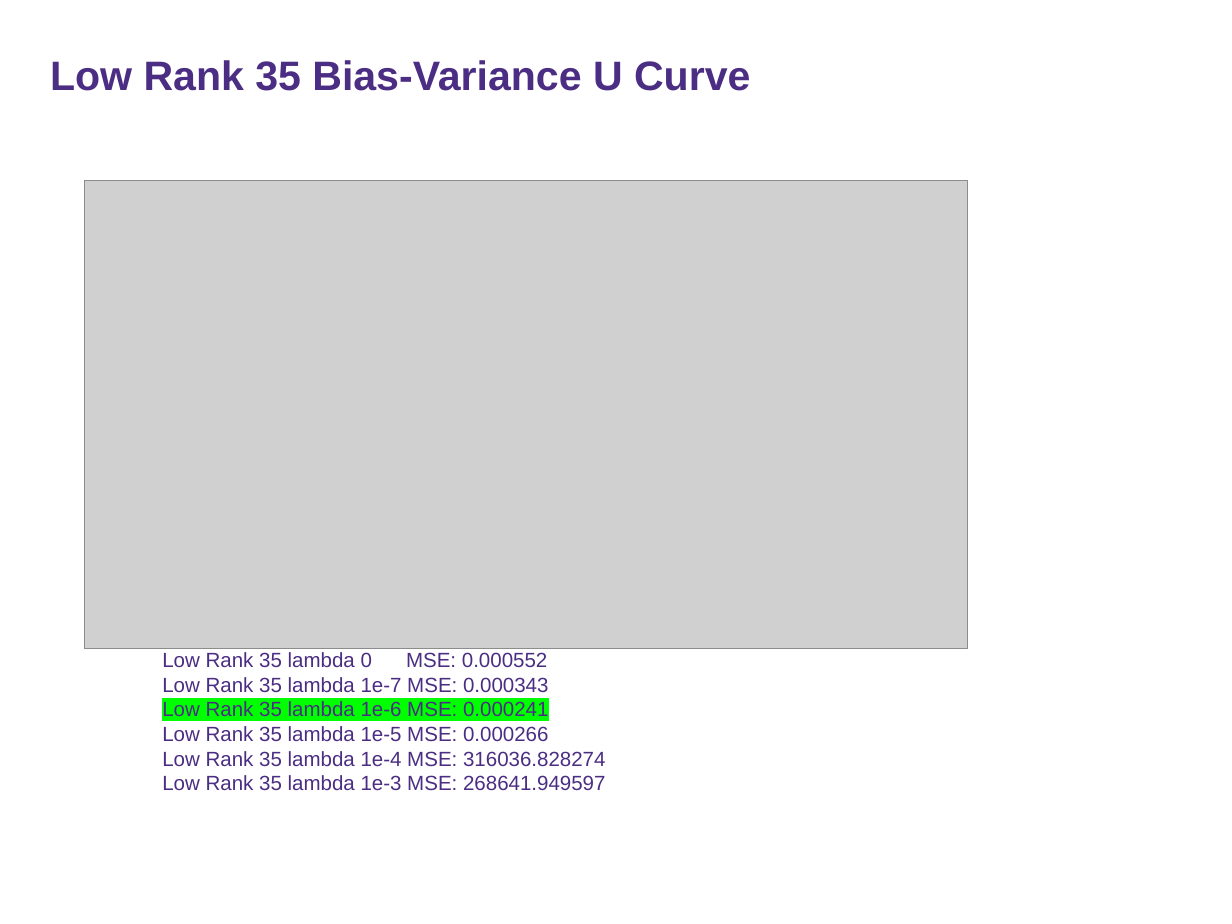
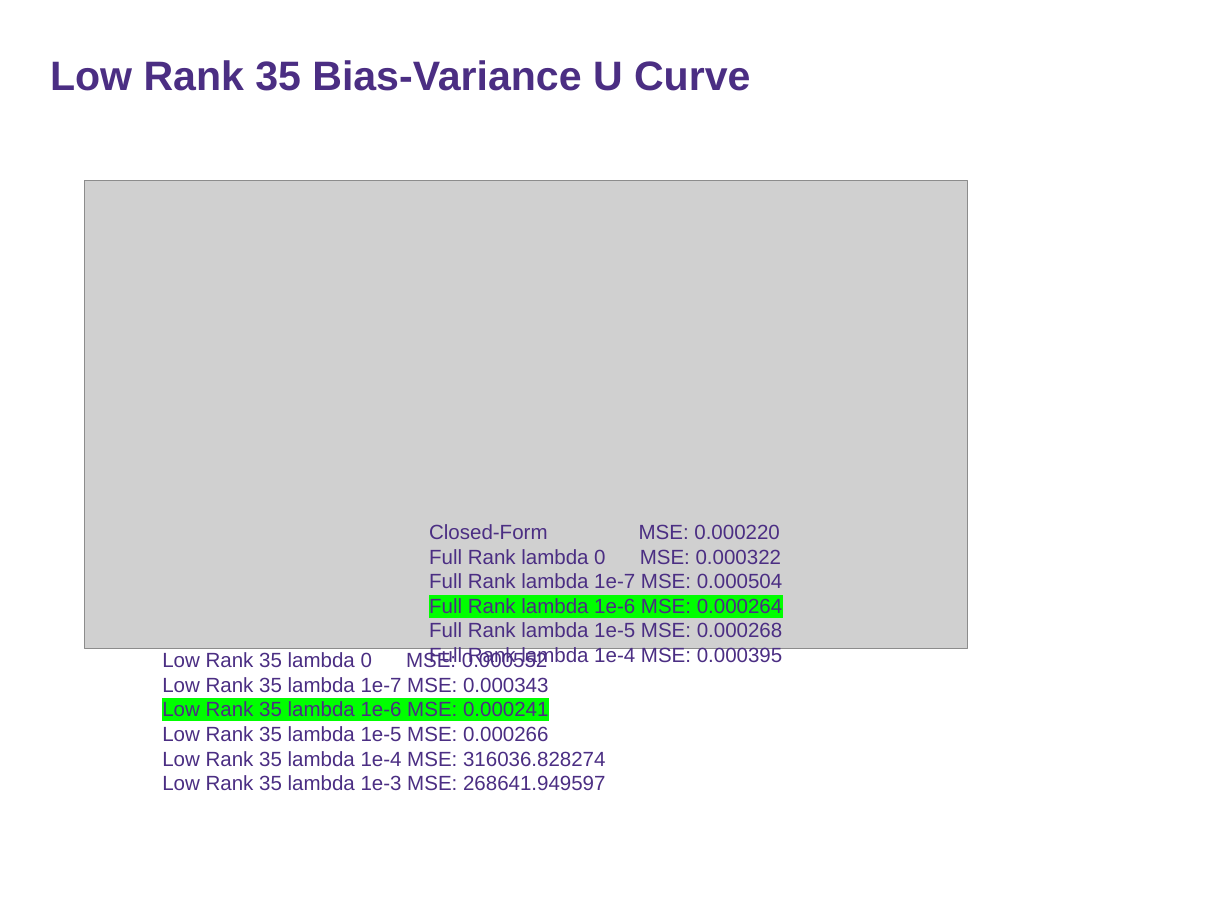
Before and after one commit to andrewjjeon/lowrank, a slide deck: slide 8 of Photostim_Updates.pptx. Drawn at 1232x924 pixels with LibreOffice and Linux fonts; fonts in the diff are those of the drawing; grey boxes stand for pictures; background and template pictures are left out. Boxes give left, top, right and bottom in pixels: in the first picture for what was removed or moved away, otherwise in the second. Text is boxed around its words. In the diff, an @@ line names an element or a change of style, - is before the commit and + after.

```diff
--- a/Photostim_Updates.pptx
+++ b/Photostim_Updates.pptx
@@ text added at (429,524,782,667), 12 pt, text #4B2E83 @@
+Closed-Form MSE: 0.000220
+Full Rank lambda 0 MSE: 0.000322
+Full Rank lambda 1e-7 MSE: 0.000504
+Full Rank lambda 1e-6 MSE: 0.000264
+Full Rank lambda 1e-5 MSE: 0.000268
+Full Rank lambda 1e-4 MSE: 0.000395
```
Also in this commit, not shown: 1 slide added, 22 other files.
